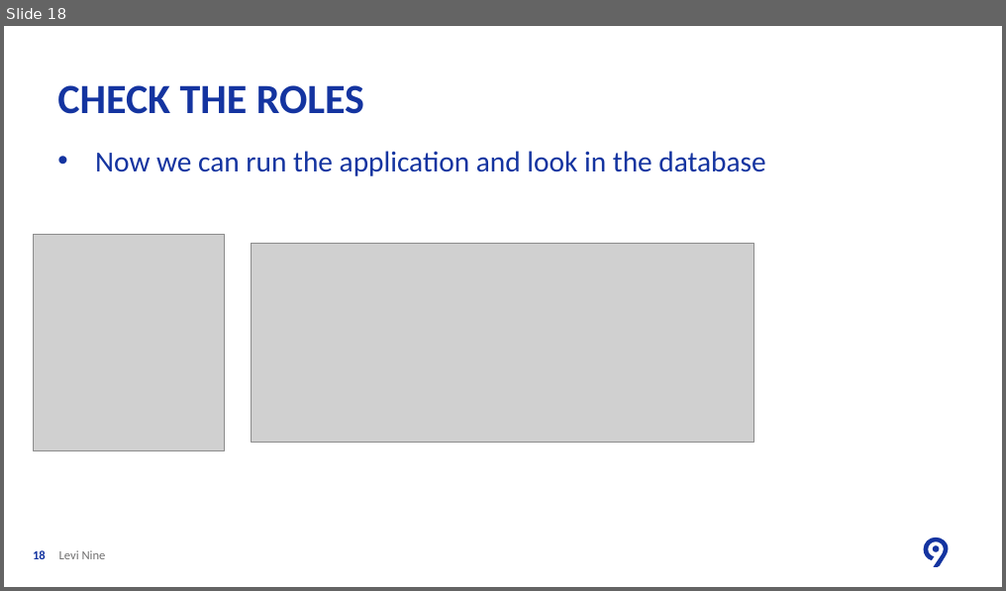
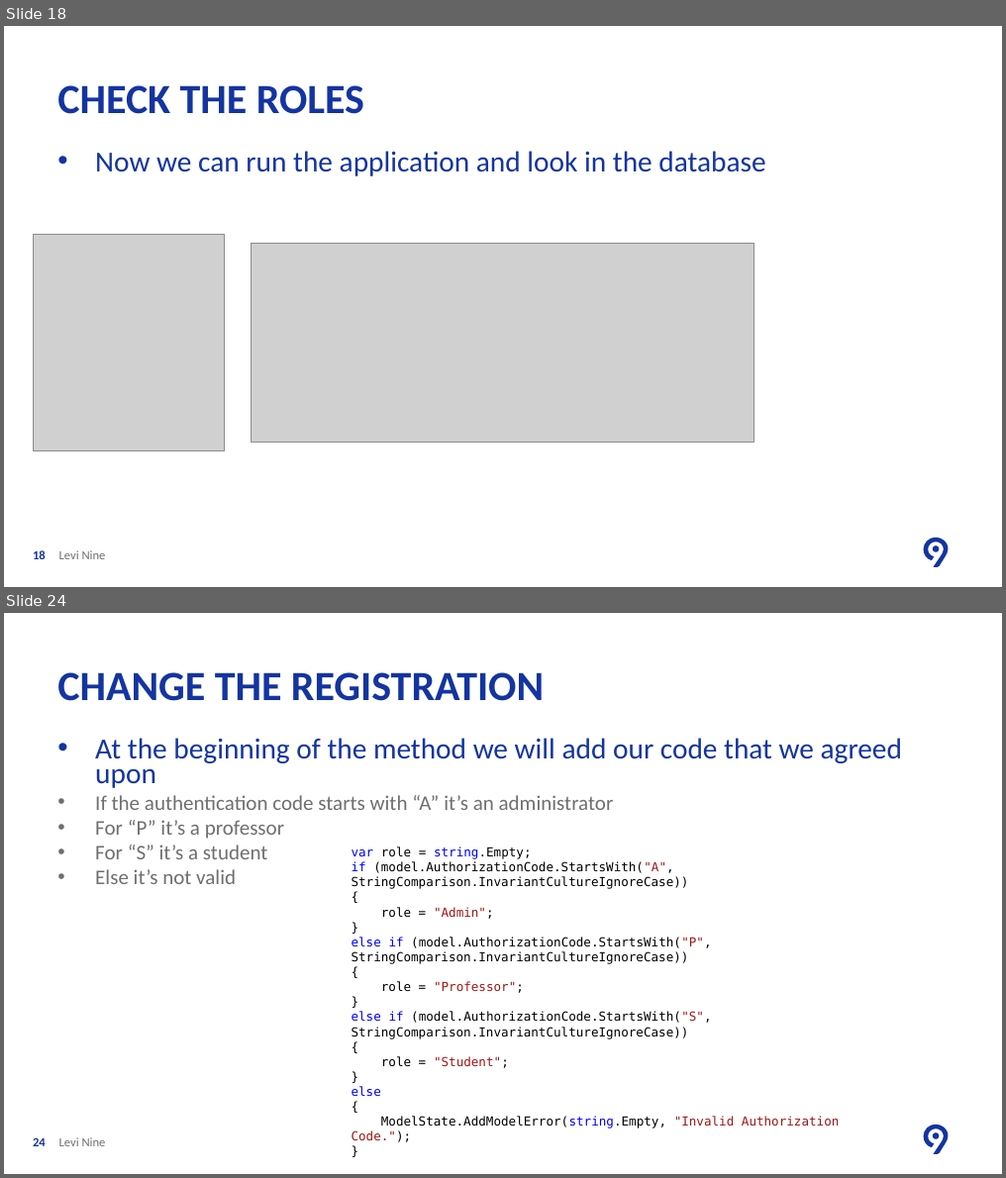
Before and after one commit to ancasturza/PracticaAC2018, a slide deck: PPT/L2/Lesson Two Create Web Application With Authentication.pptx. Shown one above the other, each under a label of ours: slide 18 before the commit, slides 18 and 24 after it; the slides between them are not shown. The pictures are 1006x591 and 1006x1178 pixels, drawn with LibreOffice and Linux fonts; fonts in the diff are those of the drawing; grey boxes stand for pictures; background and template pictures are left out. Boxes give left, top, right and bottom in pixels: in the first picture for what was removed or moved away, otherwise in the second. Text is boxed around its words. In the diff, an @@ line names an element or a change of style, - is before the commit and + after.

```diff
--- a/PPT/L2/Lesson Two Create Web Application With Authentication.pptx
+++ b/PPT/L2/Lesson Two Create Web Application With Authentication.pptx
@@ slide 24 added at box(4, 613, 1002, 1174), background #FFFFFF; not listed: 2 template elements that a slide beside it also shows @@
@@ title added at box(57, 672, 544, 701), 40 pt, text #1434A0, bold @@
+CHANGE THE REGISTRATION
@@ text added at box(95, 738, 902, 884), 20 pt, text #706F6F @@
+• At the beginning of the method we will add our code that we agreed upon
+  • If the authentication code starts with “A” it’s an administrator
+  • For “P” it’s a professor
+  • For “S” it’s a student
+  • Else it’s not valid
@@ text added at box(351, 847, 840, 1143), 12 pt, text #000000 @@
+var role = string.Empty;
+if (model.AuthorizationCode.StartsWith("A", StringComparison.InvariantCultureIgnoreCase))
+{
+role = "Admin";
+}
+else if (model.AuthorizationCode.StartsWith("P", StringComparison.InvariantCultureIgnoreCase))
+{
+role = "Professor";
+}
+else if (model.AuthorizationCode.StartsWith("S", StringComparison.InvariantCultureIgnoreCase))
+{
+role = "Student";
+}
+else
+{
+ModelState.AddModelError(string.Empty, "Invalid Authorization Code.");
+}
@@ page number added at box(33, 1138, 46, 1147), 12 pt, text #1434A0, bold @@
+24
@@ text added at box(59, 1138, 106, 1147), 12 pt, text #706F6F @@
+Levi Nine
```
Also in this commit, not shown: 10 other slides added, 5 other files.
